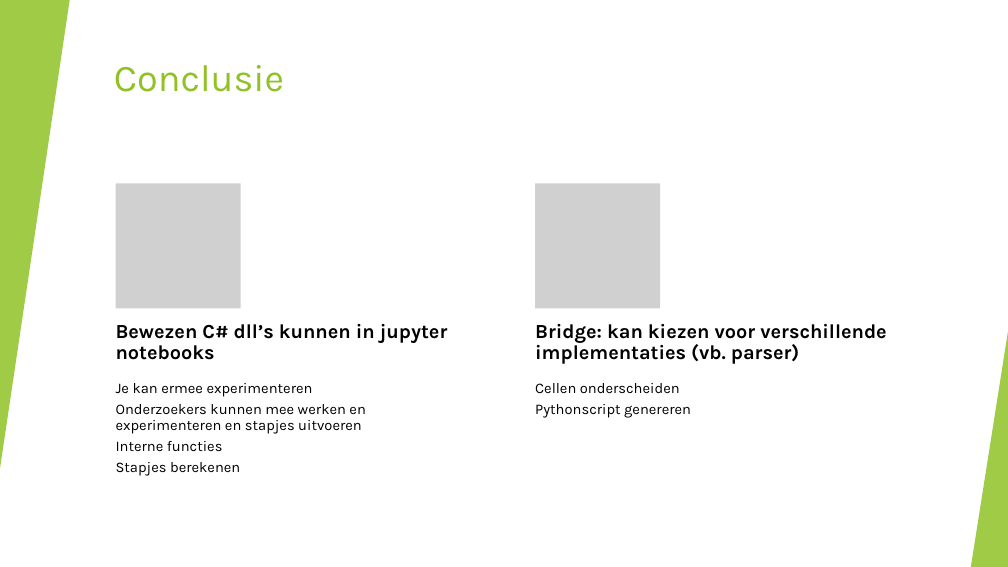
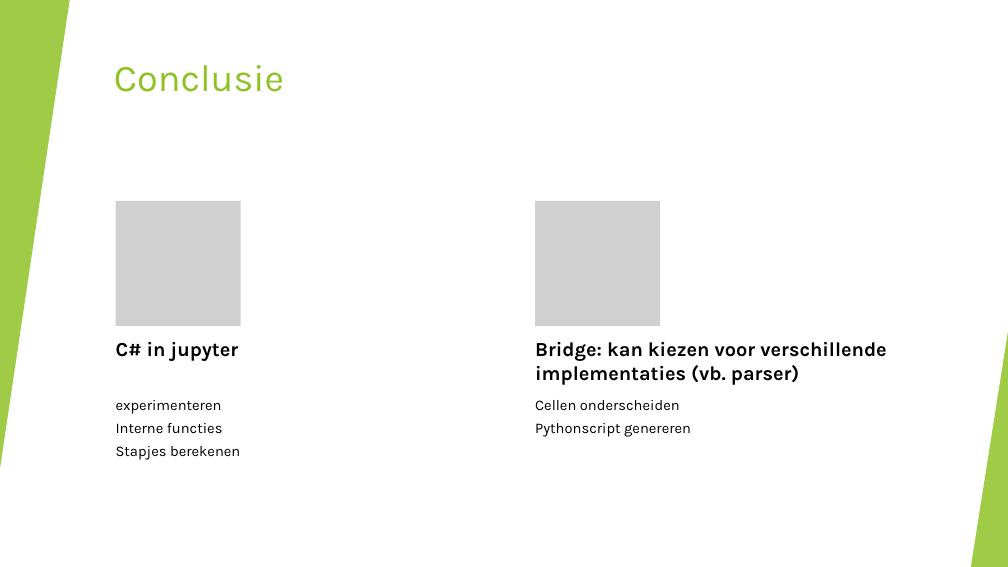
Before and after one commit to kodarakK/hogent-bachproef-caradocroetynck2526, a slide deck: slide 9 of Bachelorproef verdediging.pptx. Drawn at 1008x567 pixels with LibreOffice and Linux fonts; fonts in the diff are those of the drawing; grey boxes stand for pictures. Boxes give left, top, right and bottom in pixels: in the first picture for what was removed or moved away, otherwise in the second. Text is boxed around its words. In the diff, an @@ line names an element or a change of style, - is before the commit and + after.

```diff
--- a/Bachelorproef verdediging.pptx
+++ b/Bachelorproef verdediging.pptx
@@ 2 pictures, 1 text: place and size @@
-2 pictures, 1 text at (116,184,886,364)
+2 pictures, 1 text at (116,201,886,385)
@@ text at (116,342,239,361): text changed @@
-Bewezen C# dll’s kunnen in jupyter notebooks
+C# in jupyter
@@ text "Bridge: kan kiezen voor verschillende ..." at (535,342,886,385): line spacing 0.9 to 1 @@
@@ text at (116,400,222,414): text changed @@
-Je kan ermee experimenteren
-Onderzoekers kunnen mee werken en experimenteren en stapjes uitvoeren
+experimenteren
@@ text "experimenteren": place and size @@
-text "experimenteren" at (116,383,365,476)
+text "experimenteren" at (116,400,240,460)
@@ text "Cellen onderscheiden": place and size @@
-text "Cellen onderscheiden" at (535,383,691,418)
+text "Cellen onderscheiden" at (535,400,691,437)
@@ text "Cellen onderscheiden" at (535,400,691,437): line spacing 0.9 to 1 @@
@@ text at (116,423,240,460): line spacing 0.9 to 1 @@
```
Also in this commit, not shown: 5 other slides changed.
